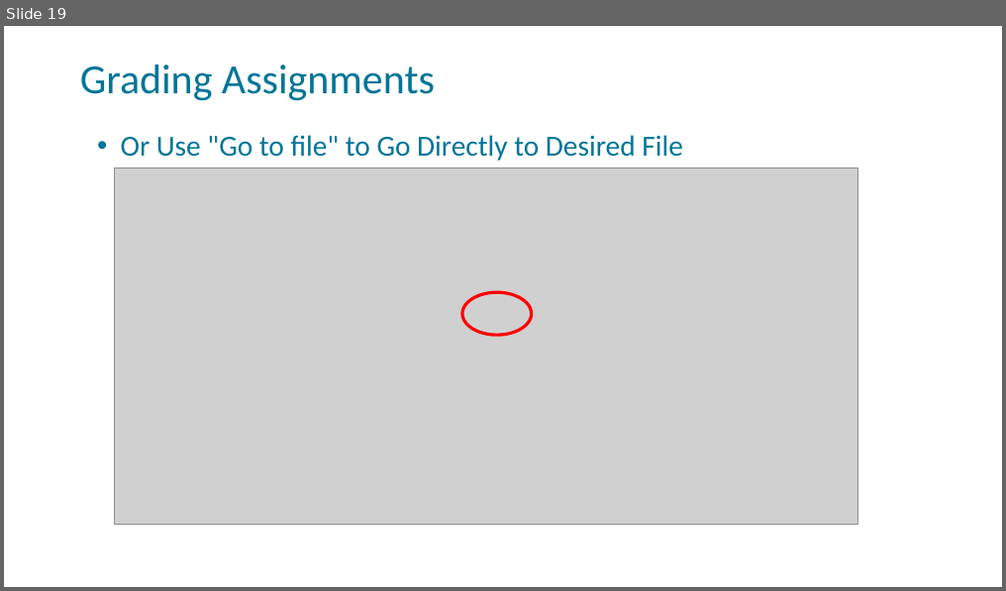
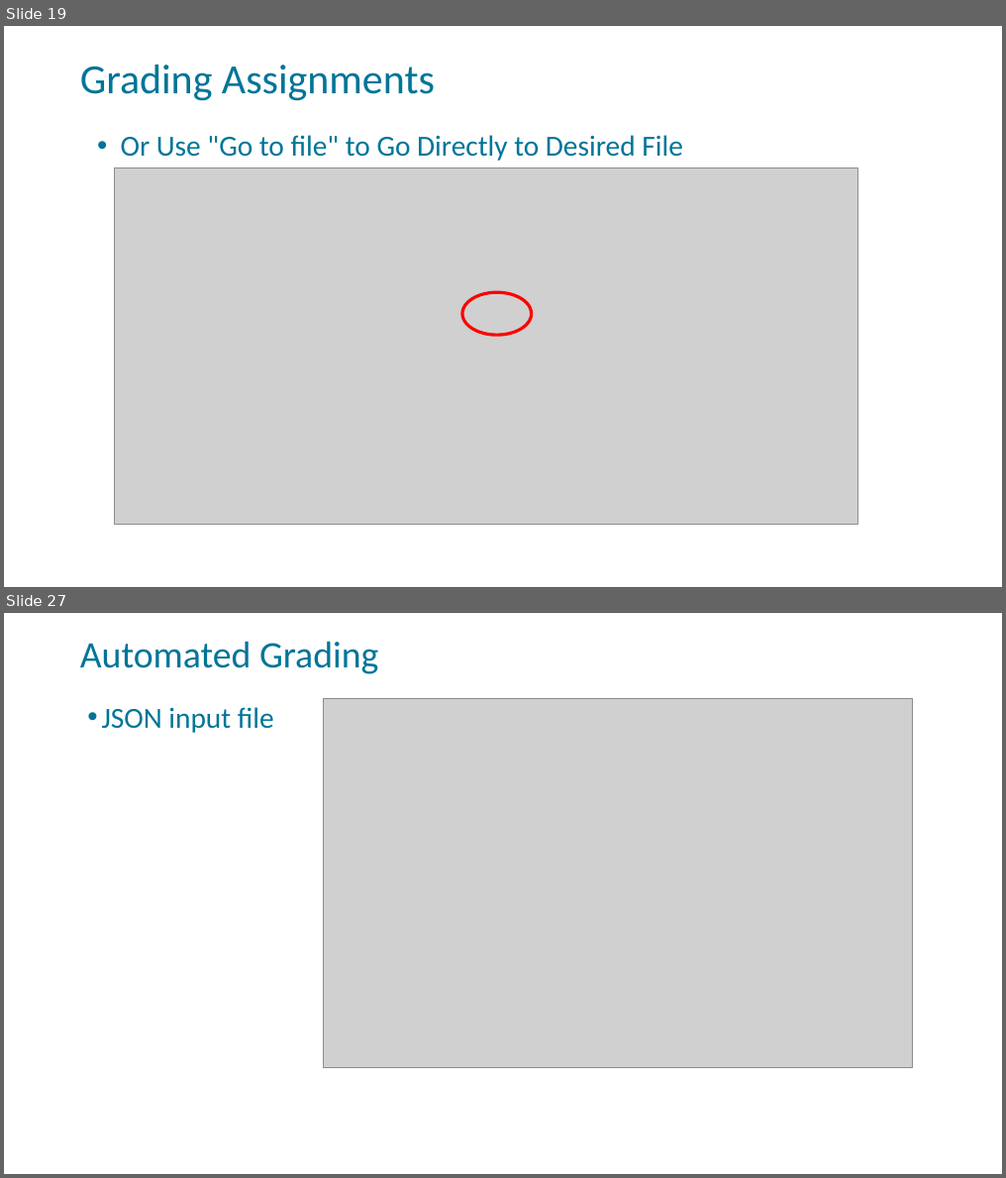
Before and after one commit to FSCJ-FacultyDev/SWC-Virtual-2023, a slide deck: slides/GitHubClassroom-Instructor.pptx. Shown one above the other, each under a label of ours: slide 19 before the commit, slides 19 and 27 after it; the slides between them are not shown. The pictures are 1006x591 and 1006x1178 pixels, drawn with LibreOffice and Linux fonts; fonts in the diff are those of the drawing; grey boxes stand for pictures; background and template pictures are left out. Boxes give left, top, right and bottom in pixels: in the first picture for what was removed or moved away, otherwise in the second. Text is boxed around its words. In the diff, an @@ line names an element or a change of style, - is before the commit and + after.

Commit message:
added auto-grading slides

```diff
--- a/slides/GitHubClassroom-Instructor.pptx
+++ b/slides/GitHubClassroom-Instructor.pptx
@@ slide 27 added at <box>4,613,1002,1174</box>, background picture (left out); not listed: 1 template element that a slide beside it also shows @@
@@ text added at <box>80,641,378,674</box>, 36 pt, text #007598 @@
+Automated Grading
@@ picture added at <box>323,699,913,1068</box> @@
@@ text added at <box>102,707,274,733</box>, 28 pt, text #007598 @@
+• JSON input file
```
Also in this commit, not shown: 15 other slides added.
